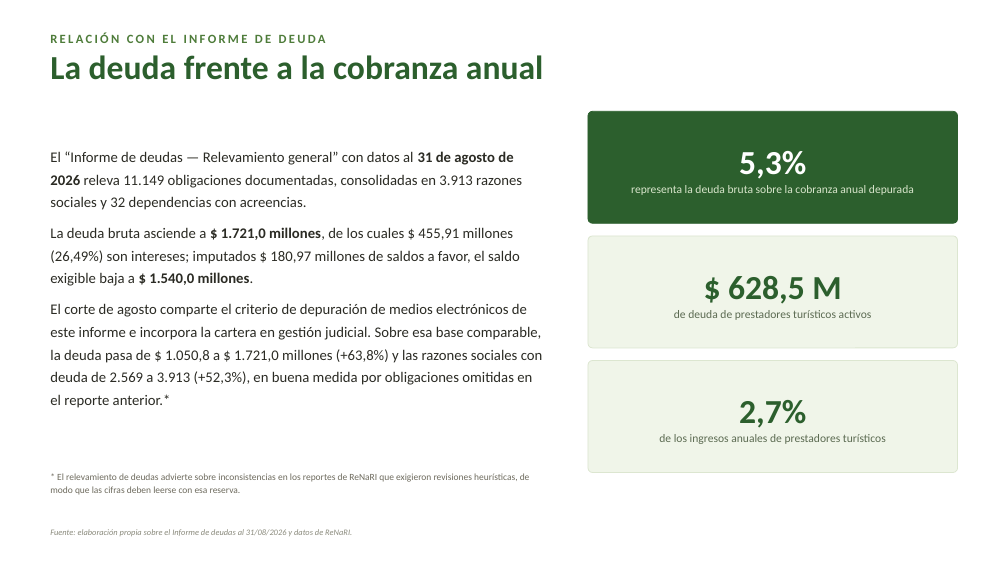
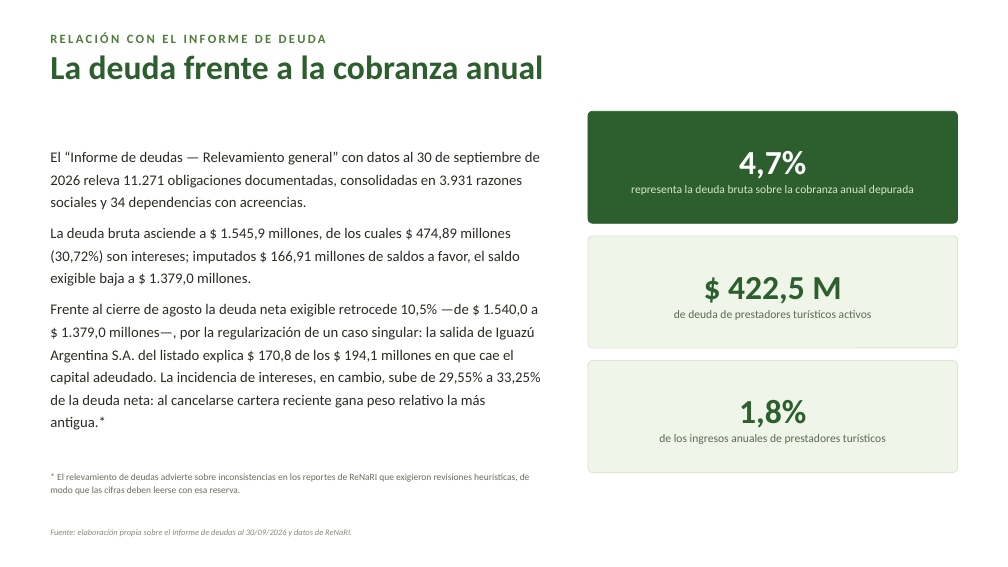
Before and after one commit to FFA-Argentina/ingresos-APN, a slide deck: slide 14 of Informe_Cobranzas_trienal_sep26.pptx. Drawn at 1008x567 pixels with LibreOffice and Linux fonts; fonts in the diff are those of the drawing. Boxes give left, top, right and bottom in pixels: in the first picture for what was removed or moved away, otherwise in the second. Text is boxed around its words. In the diff, an @@ line names an element or a change of style, - is before the commit and + after.

```diff
--- a/Informe_Cobranzas_trienal_sep26.pptx
+++ b/Informe_Cobranzas_trienal_sep26.pptx
@@ text at bbox=[50, 151, 541, 430]: text changed @@
-El “Informe de deudas — Relevamiento general” con datos al 31 de agosto de 2026 releva 11.149 obligaciones documentadas, consolidadas en 3.913 razones sociales y 32 dependencias con acreencias.
-La deuda bruta asciende a $ 1.721,0 millones, de los cuales $ 455,91 millones (26,49%) son intereses; imputados $ 180,97 millones de saldos a favor, el saldo exigible baja a $ 1.540,0 millones.
-El corte de agosto comparte el criterio de depuración de medios electrónicos de este informe e incorpora la cartera en gestión judicial. Sobre esa base comparable, la deuda pasa de $ 1.050,8 a $ 1.721,0 millones (+63,8%) y las razones sociales con deuda de 2.569 a 3.913 (+52,3%), en buena medida por obligaciones omitidas en el reporte anterior.*
+El “Informe de deudas — Relevamiento general” con datos al 30 de septiembre de 2026 releva 11.271 obligaciones documentadas, consolidadas en 3.931 razones sociales y 34 dependencias con acreencias.
+La deuda bruta asciende a $ 1.545,9 millones, de los cuales $ 474,89 millones (30,72%) son intereses; imputados $ 166,91 millones de saldos a favor, el saldo exigible baja a $ 1.379,0 millones.
+Frente al cierre de agosto la deuda neta exigible retrocede 10,5% —de $ 1.540,0 a $ 1.379,0 millones—, por la regularización de un caso singular: la salida de Iguazú Argentina S.A. del listado explica $ 170,8 de los $ 194,1 millones en que cae el capital adeudado. La incidencia de intereses, en cambio, sube de 29,55% a 33,25% de la deuda neta: al cancelarse cartera reciente gana peso relativo la más antigua.*
@@ text at bbox=[739, 151, 806, 179]: text changed @@
-5,3%
+4,7%
@@ text at bbox=[728, 277, 841, 304]: text changed @@
-$ 628,5 M
+$ 422,5 M
@@ text at bbox=[739, 400, 806, 428]: text changed @@
-2,7%
+1,8%
```
Also in this commit, not shown: 3 other slides changed, 4 other files.
